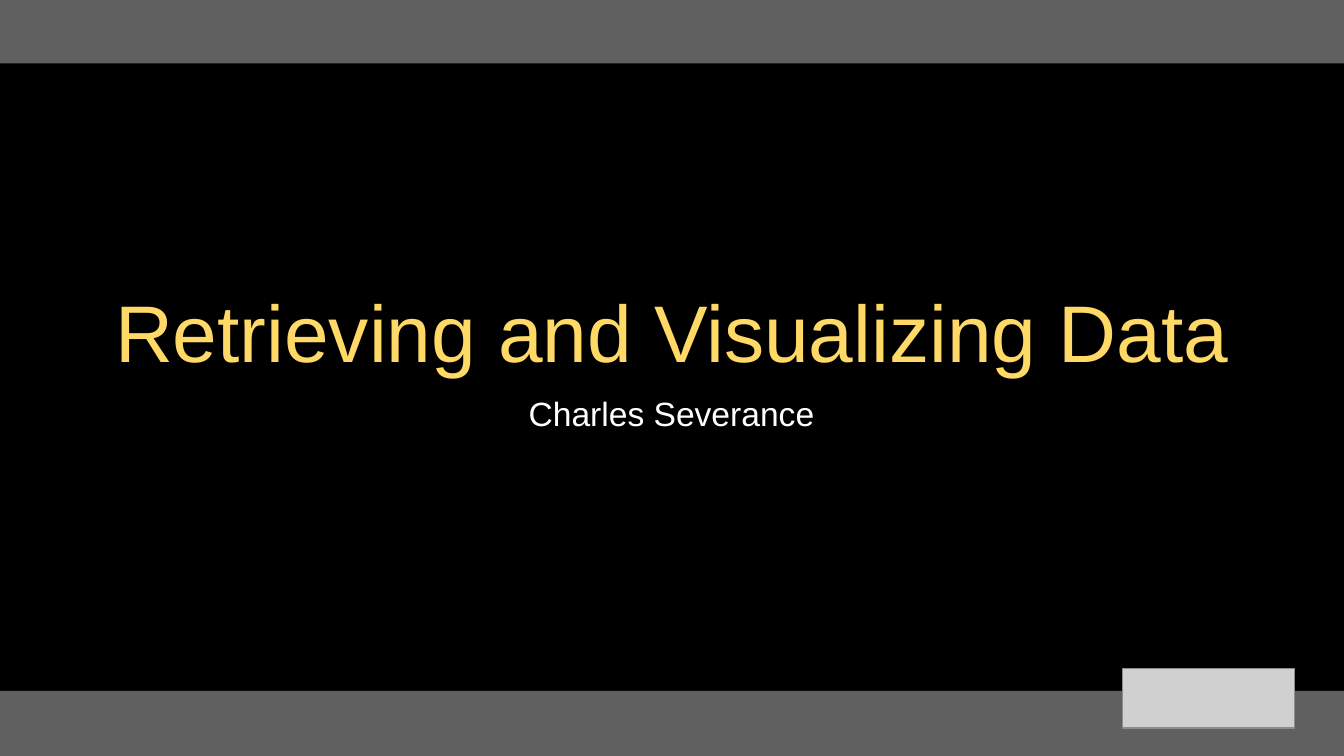
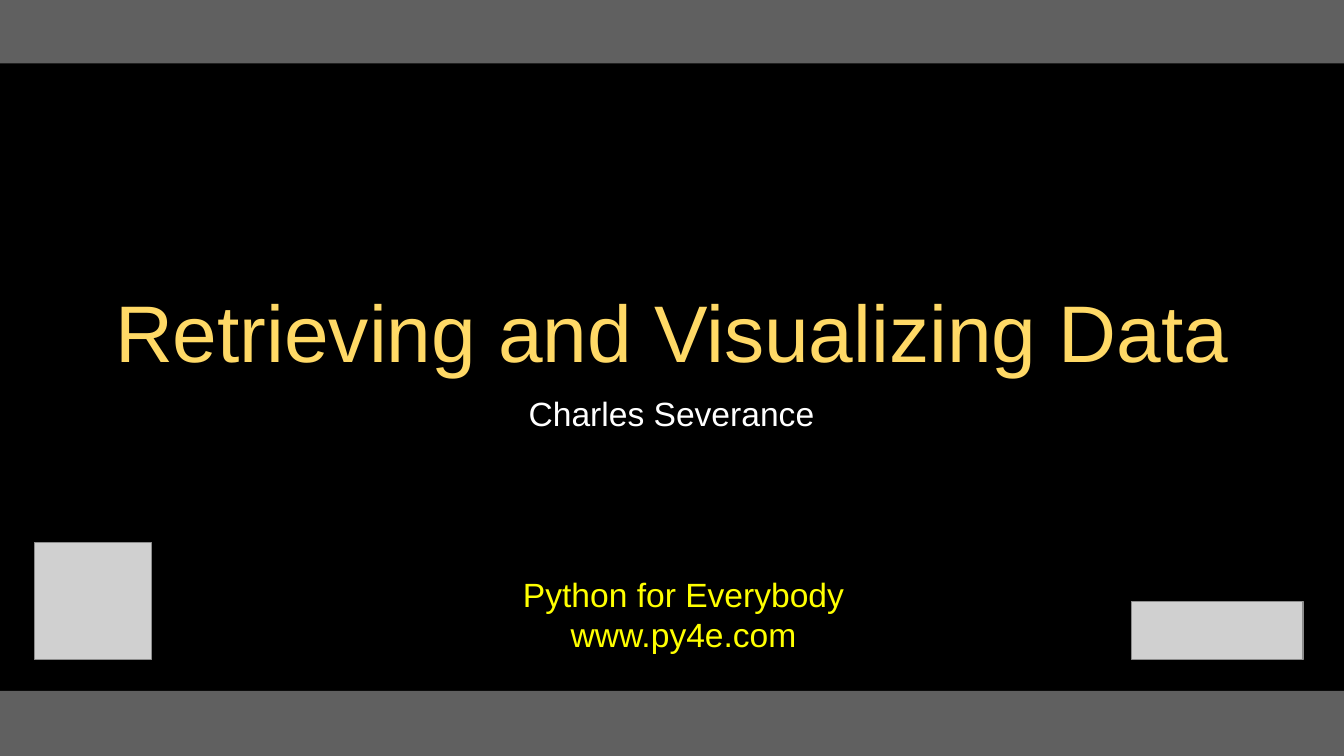
Before and after one commit to csev/py4e, a slide deck: slide 1 of lectures3/Pythonlearn-16-Data-Viz.pptx. Drawn at 1344x756 pixels with LibreOffice and Linux fonts; fonts in the diff are those of the drawing; grey boxes stand for pictures. Boxes give left, top, right and bottom in pixels: in the first picture for what was removed or moved away, otherwise in the second. Text is boxed around its words. In the diff, an @@ line names an element or a change of style, - is before the commit and + after.

```diff
--- a/lectures3/Pythonlearn-16-Data-Viz.pptx
+++ b/lectures3/Pythonlearn-16-Data-Viz.pptx
@@ picture added at [34,542,151,659] @@
@@ text added at [523,582,844,653], 18 pt, text #FFFF00 @@
+Python for Everybody
+www.py4e.com
@@ picture added at [1132,601,1304,659] @@
@@ picture removed at [1122,668,1294,728] @@
```
Also in this commit, not shown: 18 other slides changed, 1 other file.
